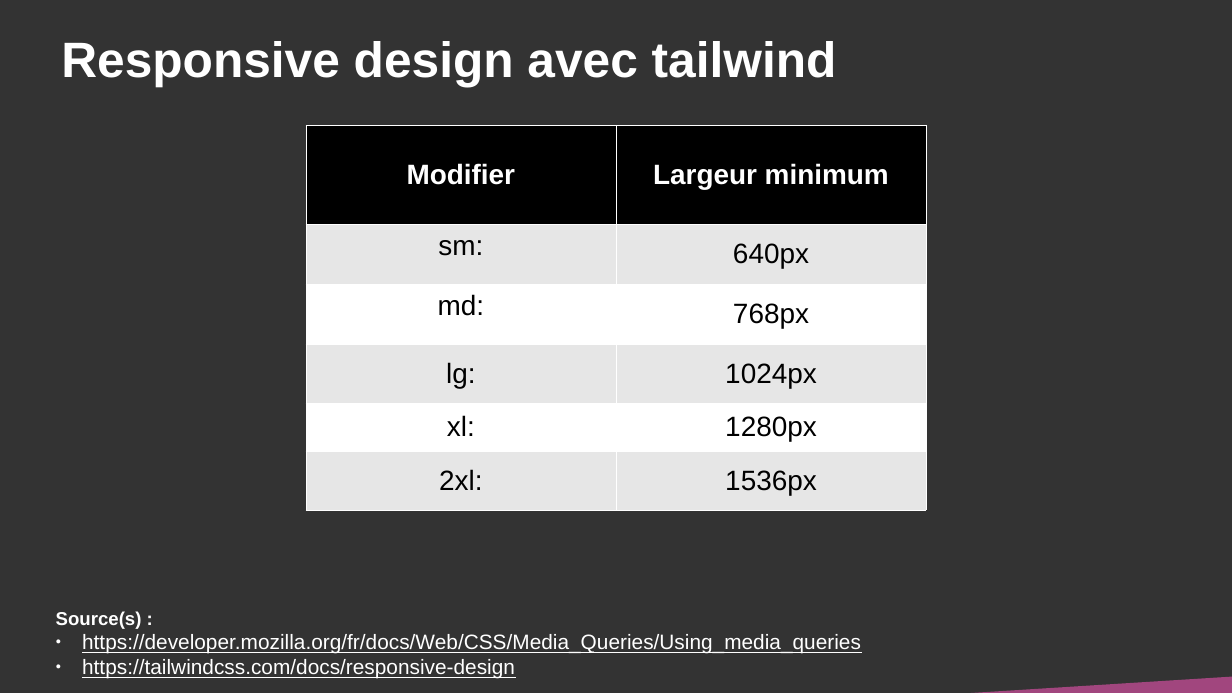
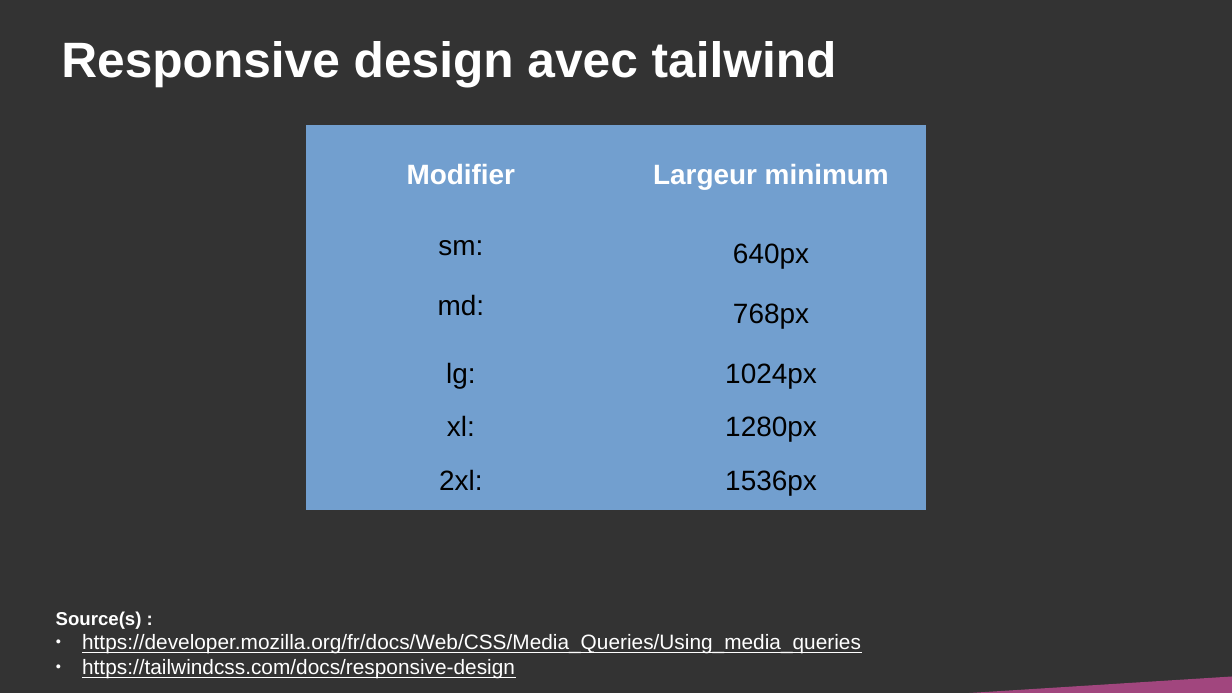
Before and after one commit to DanYellow/cours, a slide deck: slide 29 of integration-web-s2/travaux-pratiques/numero-4/presentation.odp. Drawn at 1232x693 pixels with LibreOffice and Linux fonts; fonts in the diff are those of the drawing. Boxes give left, top, right and bottom in pixels: in the first picture for what was removed or moved away, otherwise in the second. Text is boxed around its words. In the diff, an @@ line names an element or a change of style, - is before the commit and + after.

Commit message:
R2.12 - Update tailwindcss course

```diff
--- a/integration-web-s2/travaux-pratiques/numero-4/presentation.odp
+++ b/integration-web-s2/travaux-pratiques/numero-4/presentation.odp
@@ table at box(306, 125, 928, 511) @@
@@ fill #000000 to #729FCF in row 1 @@
@@ fill #E6E6E6 to #729FCF in 6 cells @@
@@ fill #FFFFFF to #729FCF in 4 cells @@
@@ borders changed @@
```
Also in this commit, not shown: 13 other slides changed, 1 slide added, 1 slide removed, 2 other files.
